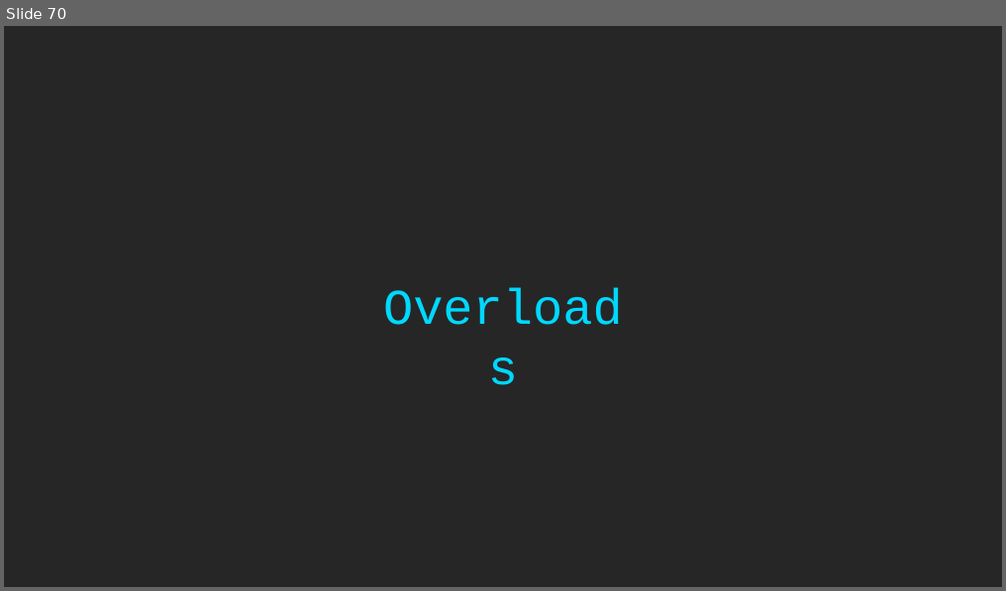
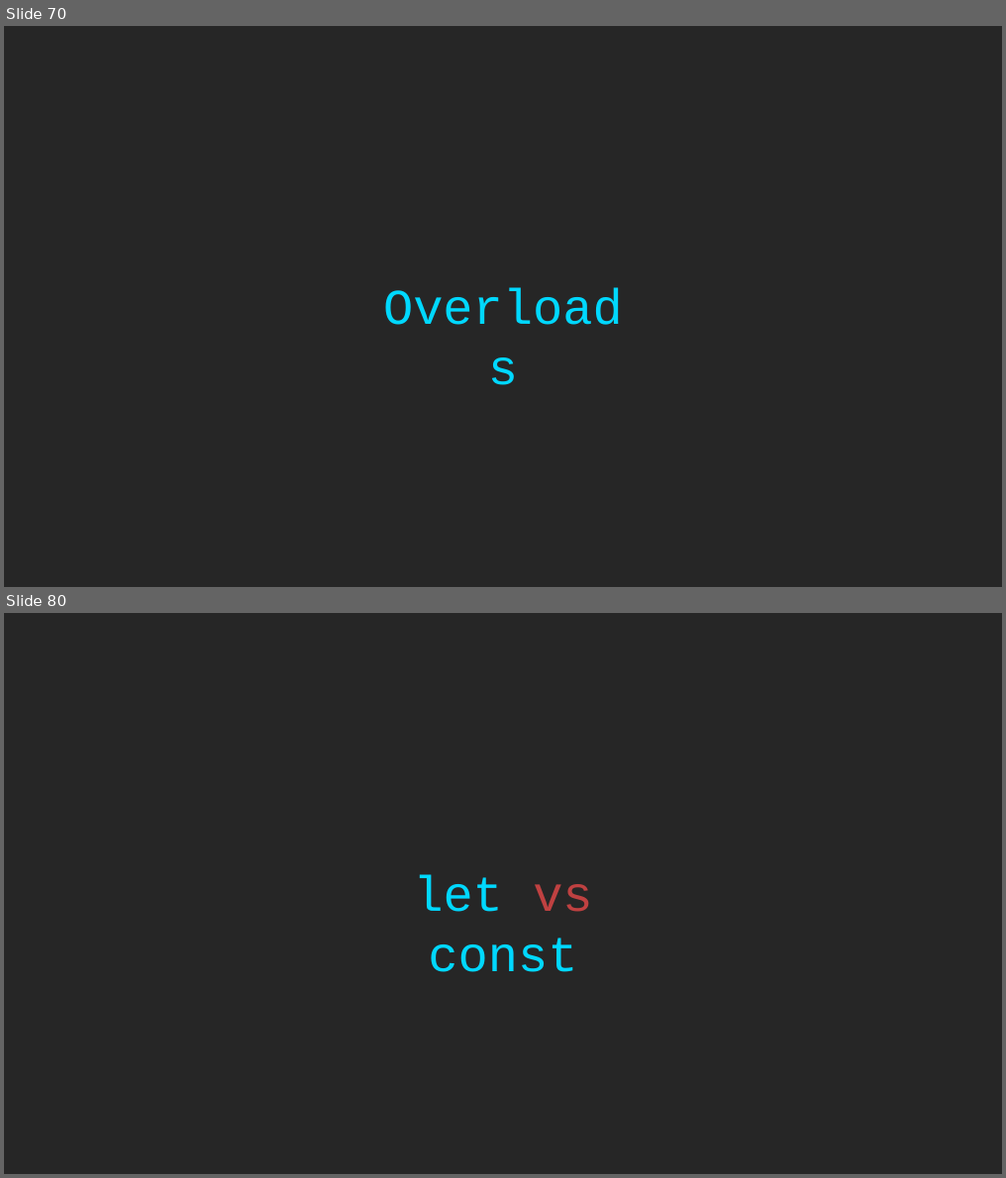
Before and after one commit to rkhaimov/ts-course, a slide deck: Course.pptx. Shown one above the other, each under a label of ours: slide 70 before the commit, slides 70 and 80 after it; the slides between them are not shown. The pictures are 1006x591 and 1006x1178 pixels, drawn with LibreOffice and Linux fonts; fonts in the diff are those of the drawing. Boxes give left, top, right and bottom in pixels: in the first picture for what was removed or moved away, otherwise in the second. Text is boxed around its words. In the diff, an @@ line names an element or a change of style, - is before the commit and + after.

```diff
--- a/Course.pptx
+++ b/Course.pptx
@@ slide 80 added at (x1=4, y1=613, x2=1002, y2=1174), background #262626 @@
@@ text added at (x1=413, y1=875, x2=592, y2=972), 48 pt, text #00D8FF @@
+let vs const
```
Also in this commit, not shown: 12 other slides added.
